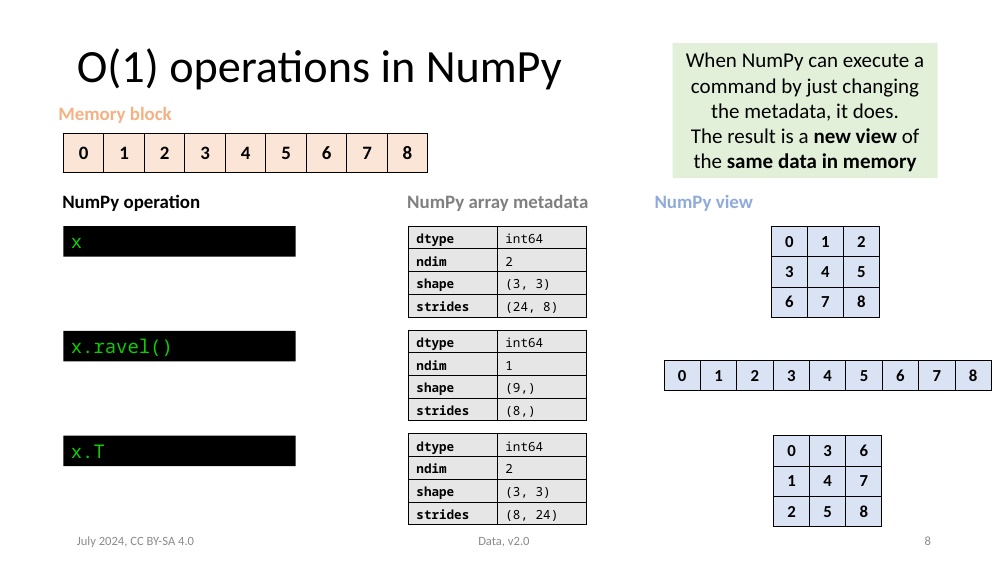
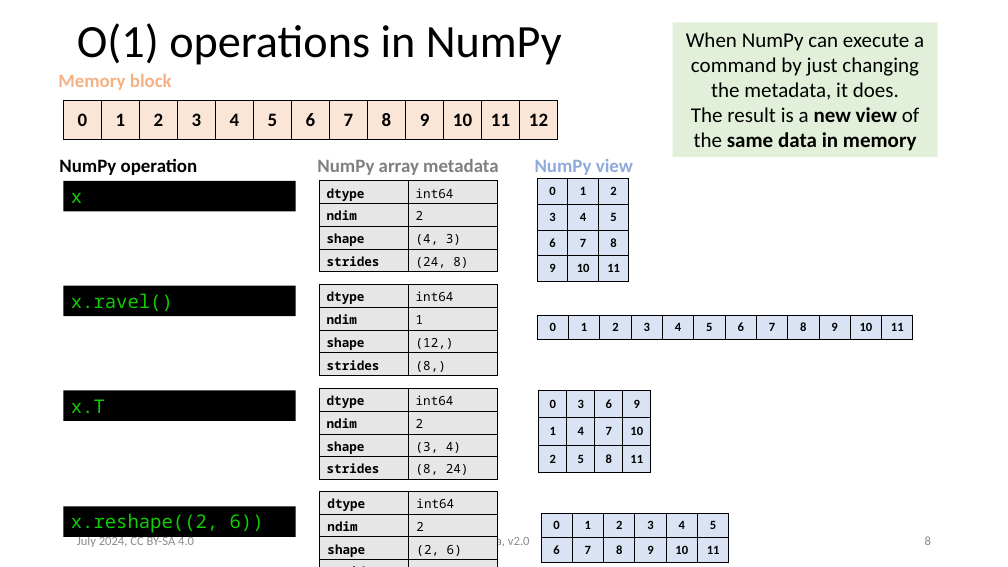
Before and after one commit to victoris93/data_class, a slide deck: slide 8 of numpy.pptx. Drawn at 1008x567 pixels with LibreOffice and Linux fonts; fonts in the diff are those of the drawing. Boxes give left, top, right and bottom in pixels: in the first picture for what was removed or moved away, otherwise in the second. Text is boxed around its words. In the diff, an @@ line names an element or a change of style, - is before the commit and + after.

```diff
--- a/numpy.pptx
+++ b/numpy.pptx
@@ title "O(1) operations in NumPy": place and size @@
-title "O(1) operations in NumPy" at (77,48,562,90)
+title "O(1) operations in NumPy" at (77,23,562,65)
@@ rectangle "When NumPy can execute a ...": place and size @@
-rectangle "When NumPy can execute a ..." at (673,43,938,178)
+rectangle "When NumPy can execute a ..." at (673,23,938,157)
@@ text "Memory block": place and size @@
-text "Memory block" at (58,107,172,123)
+text "Memory block" at (58,74,172,90)
@@ table at (64,101,555,140) @@
+column 10: 9
+column 11: 10
+column 12: 11
+column 13: 12
@@ table: place and size @@
-table at (64,133,431,172)
+table at (64,101,555,140)
@@ text "NumPy operation": place and size @@
-text "NumPy operation" at (62,194,201,211)
+text "NumPy operation" at (59,158,198,175)
@@ text "NumPy array metadata": place and size @@
-text "NumPy array metadata" at (407,195,588,211)
+text "NumPy array metadata" at (317,159,498,175)
@@ text "NumPy view": place and size @@
-text "NumPy view" at (655,195,753,211)
+text "NumPy view" at (535,159,633,175)
@@ text "NumPy view" at (535,159,633,175): alignment centre to left @@
@@ table at (538,179,628,282) @@
+row 4: 9 | 10 | 11
@@ table: place and size @@
-table at (771,227,880,318)
+table at (538,179,628,282)
@@ 3 rectangles: place and size @@
-3 rectangles at (64,226,296,466)
+3 rectangles at (64,181,296,420)
@@ table at (319,181,498,272) @@
-row 3, column 2: (3, 3)
+row 3, column 2: (4, 3)
@@ 3 tables: place and size @@
-3 tables at (409,226,588,525)
+3 tables at (319,181,498,479)
@@ table at (319,285,498,376) @@
-row 3, column 2: (9,)
+row 3, column 2: (12,)
@@ table at (538,315,910,470) @@
+column 10: 9
+column 11: 10
+column 12: 11
@@ table: place and size @@
-table at (664,361,991,391)
+table at (538,315,910,470)
@@ table at (319,389,498,479) @@
-row 3, column 2: (3, 3)
+row 3, column 2: (3, 4)
@@ table at (539,390,651,473) @@
+column 4: 9 | 10 | 11
@@ table: place and size @@
-table at (774,436,882,526)
+table at (539,390,651,473)
@@ rectangle added at (64,507,296,537), fill #000000, 18 pt, text #0ECC00 @@
+x.reshape((2, 6))
@@ table added at (320,492,498,567), 4 rows, 2 columns @@
+dtype | int64
+ndim | 2
+shape | (2, 6)
+strides | (48, 8)
@@ table added at (541,513,727,563), 2 rows, 6 columns @@
+0 | 1 | 2 | 3 | 4 | 5
+6 | 7 | 8 | 9 | 10 | 11
```
Also in this commit, not shown: 13 other slides changed, 4 slides added, 6 slides removed, 4 other files.
